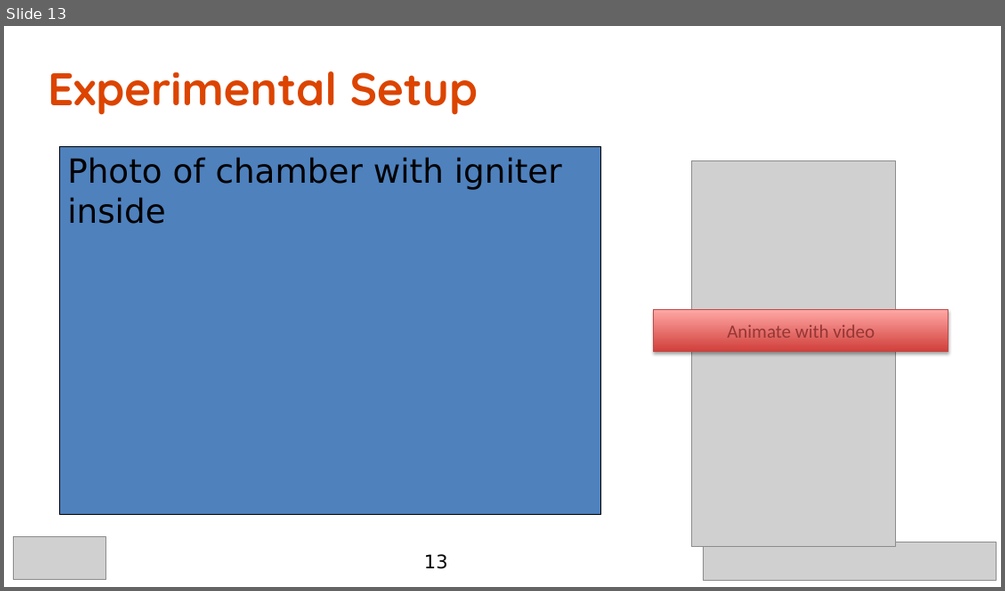
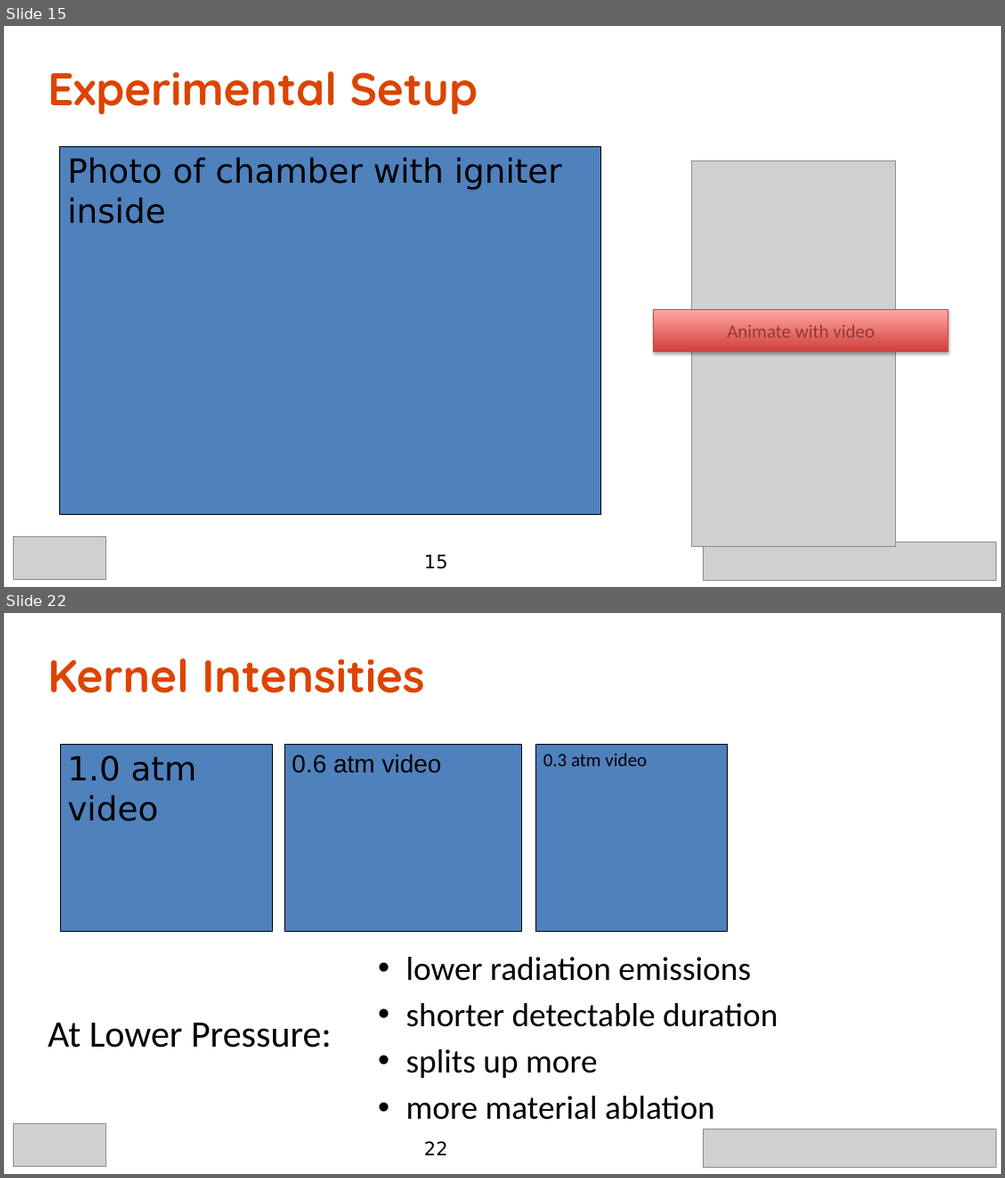
Before and after one commit to caplanda/Spark-Kernels-SciTech-Presentation, a slide deck: Spark Kernels v2.pptx. Shown one above the other, each under a label of ours: slide 13 before the commit, slides 15 and 22 after it; the slides between them are not shown. The pictures are 1005x591 and 1005x1178 pixels, drawn with LibreOffice and Linux fonts; fonts in the diff are those of the drawing; grey boxes stand for pictures; background and template pictures are left out. Boxes give left, top, right and bottom in pixels: in the first picture for what was removed or moved away, otherwise in the second. Text is boxed around its words. In the diff, an @@ line names an element or a change of style, - is before the commit and + after.

```diff
--- a/Spark Kernels v2.pptx
+++ b/Spark Kernels v2.pptx
@@ slide 22 added at (4, 613, 1001, 1174), background #FFFFFF @@
@@ title added at (48, 658, 424, 693), 44 pt, text #DC4400, bold @@
+Kernel Intensities
@@ rectangle added at (60, 744, 272, 931), fill #4F81BD, outline #000000 0.75 pt, 32 pt, text #000000 @@
+1.0 atm video
@@ rectangle added at (284, 744, 521, 931), fill #4F81BD, outline #000000 0.75 pt, 24 pt, text #000000 @@
+0.6 atm video
@@ rectangle added at (535, 744, 727, 931), fill #4F81BD, outline #000000 0.75 pt, 18 pt, text #000000 @@
+0.3 atm video
@@ text added at (406, 957, 777, 1119), 32 pt, text #000000 @@
+• lower radiation emissions
+• shorter detectable duration
+• splits up more
+• more material ablation
@@ text added at (48, 1022, 332, 1047), 36 pt, text #000000 @@
+At Lower Pressure:
@@ picture added at (14, 1124, 106, 1167) @@
@@ page number added at (424, 1141, 448, 1155), 18 pt, text #000000 @@
+22
@@ picture added at (703, 1129, 995, 1167) @@
@@ what was slide 13 is now slide 15 @@
@@ page number at (424, 554, 448, 569): text changed @@
-13
+15
```
Also in this commit, not shown: 8 slides changed, 18 other slides added, 1 slide removed, 2 other files.
